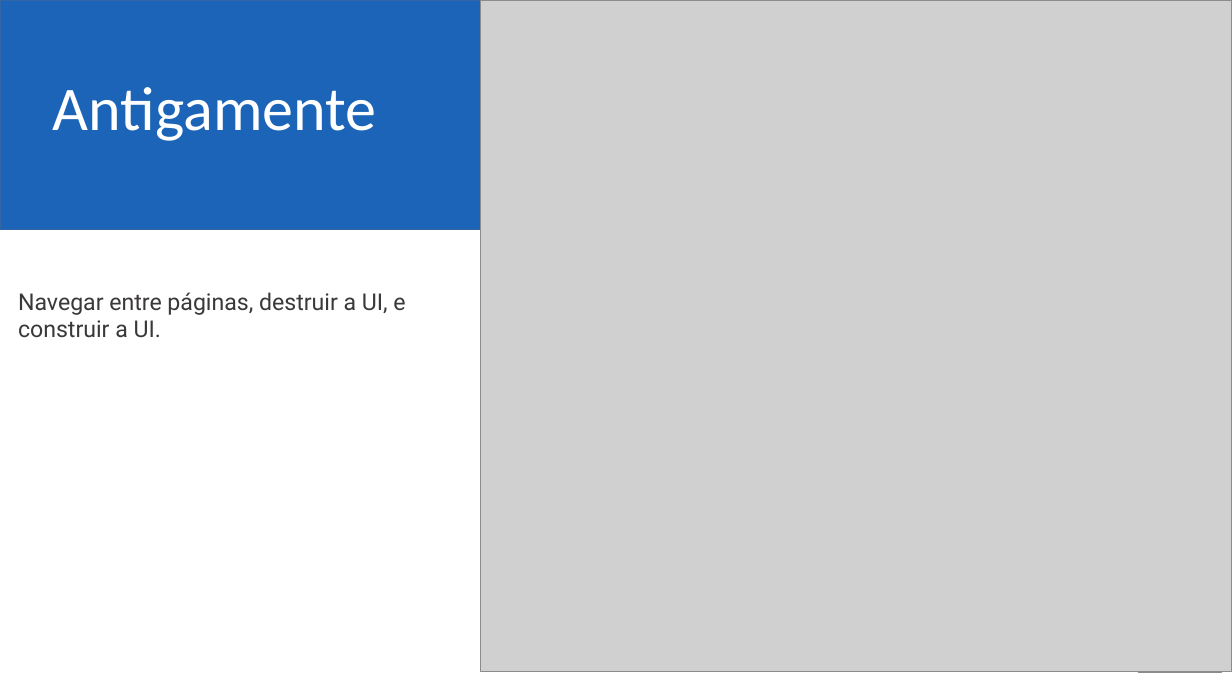
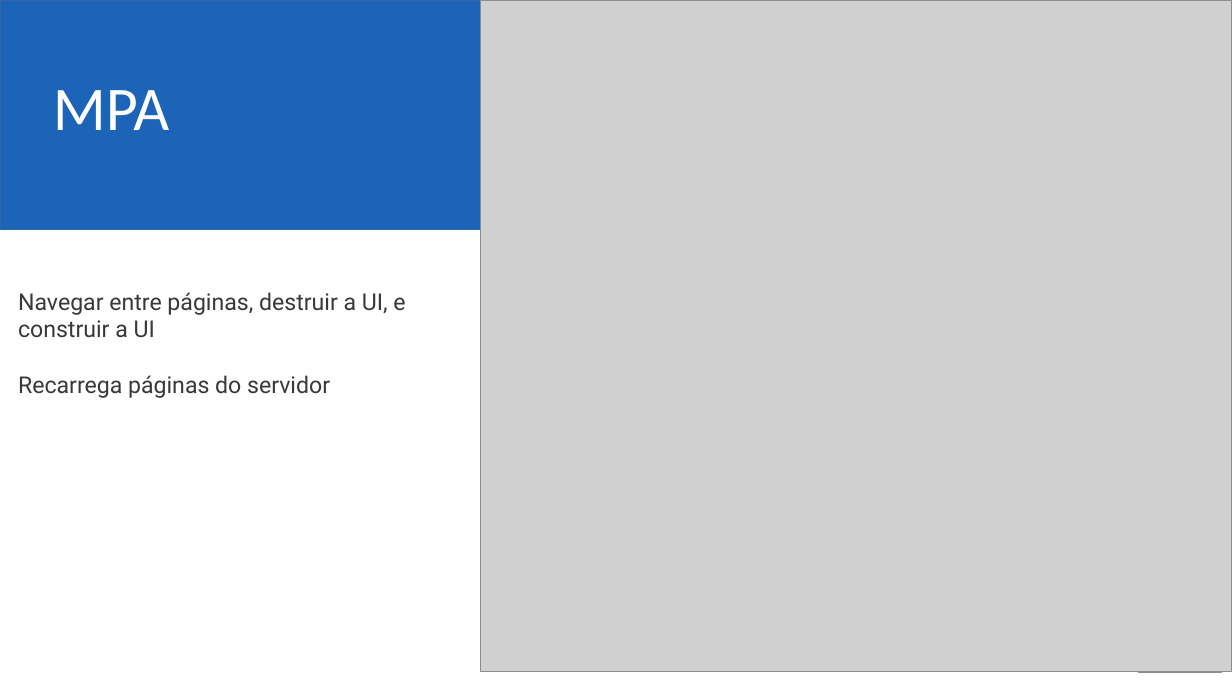
Before and after one commit to ericjrsilva/meetup-react-tests, a slide deck: slide 2 of apresentacao.odp. Drawn at 1232x693 pixels with LibreOffice and Linux fonts; fonts in the diff are those of the drawing; grey boxes stand for pictures; background and template pictures are left out. Boxes give left, top, right and bottom in pixels: in the first picture for what was removed or moved away, otherwise in the second. Text is boxed around its words. In the diff, an @@ line names an element or a change of style, - is before the commit and + after.

```diff
--- a/apresentacao.odp
+++ b/apresentacao.odp
@@ text at box(53, 90, 169, 130): text changed @@
-Antigamente
+MPA
@@ text at box(18, 292, 405, 398): text changed @@
-Navegar entre páginas, destruir a UI, e construir a UI.
+Navegar entre páginas, destruir a UI, e construir a UI
+Recarrega páginas do servidor
```
Also in this commit, not shown: 1 other slide changed, 1 other file.
